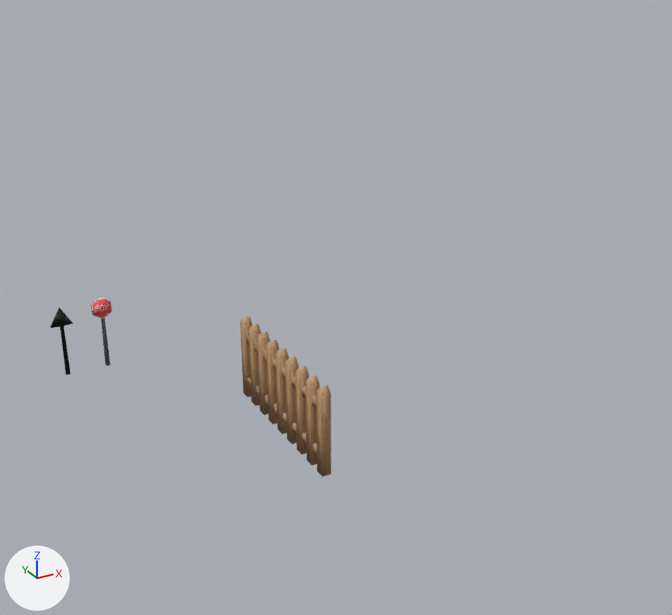
The Blender file Assets/blender/environment.blend, before and after one commit.
Camera for both pictures: a 50 mm lens placed at (-15.1, -22.3, 21.5), pointed at (-0.5, 4.2, 8.3). Every picture has the same lights, and +X, +Y and +Z are marked at lower left.

In view in the first picture: 'fence.001'.
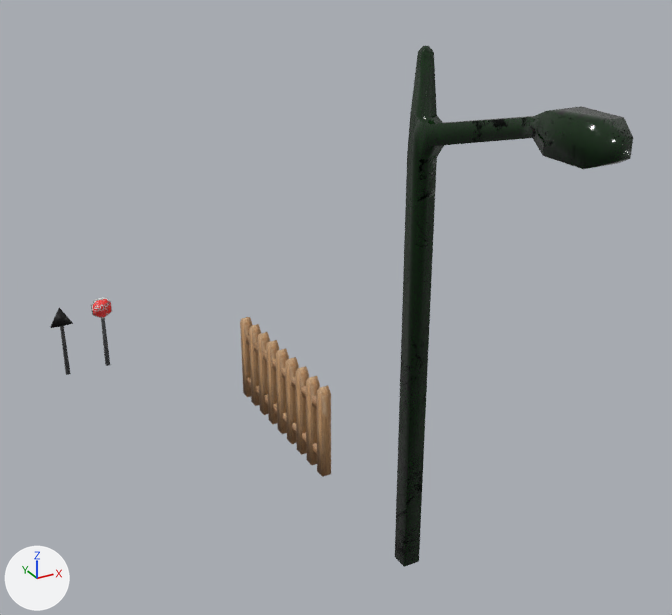
The change, as a list of edits to the scene's bpy script:
```text
Change ob_lightpost:
    remove ob_lightpost.hide_set(True)
```

Pixel boxes (x1, y1, x2, y2) of what changed, in the pictures (672 x 615 px):
'lightpost', shown
    after: (395, 46, 633, 567)
